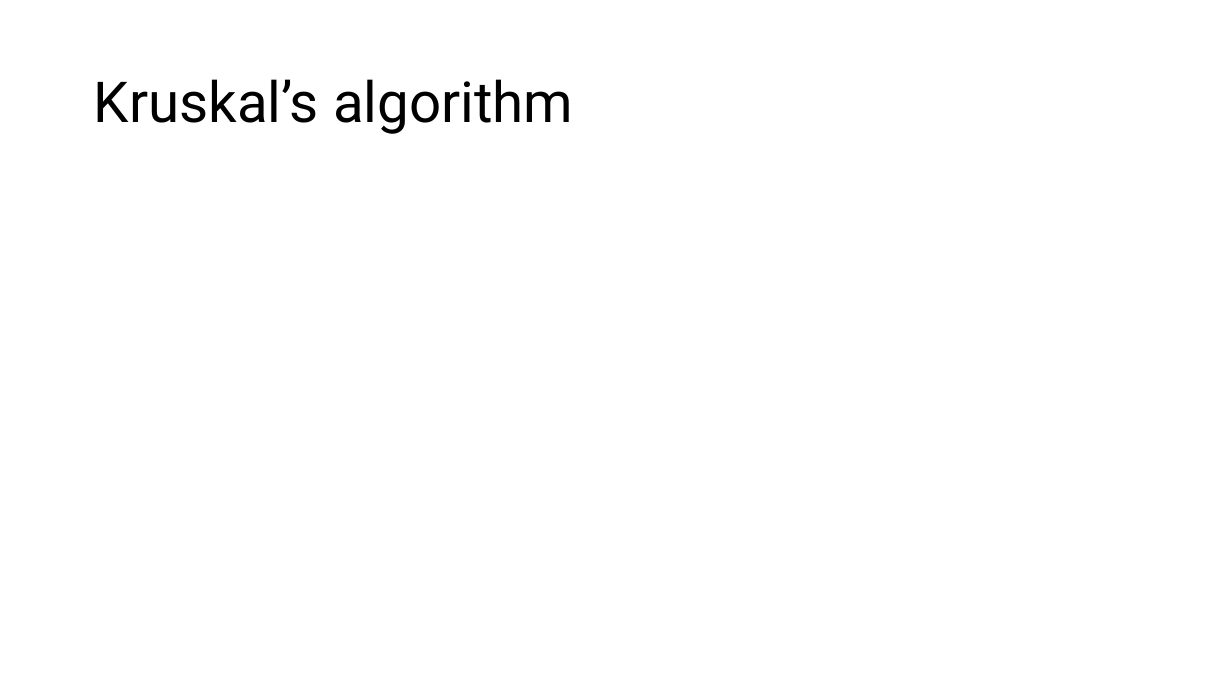
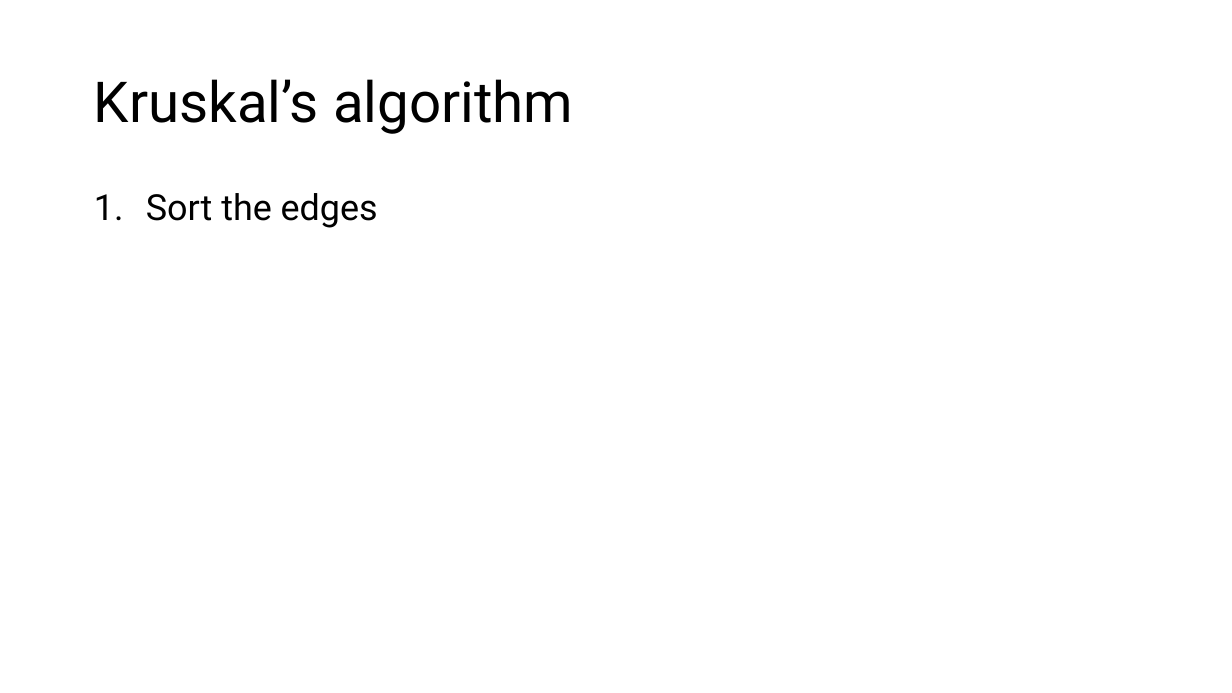
Before and after one commit to RobertNagy299/dsa-i-teaching, a slide deck: slide 6 of MyOwnPresentations/pptx/Min_Span_Tree_Shortest_Path_X.pptx (slide 5 before the commit). Drawn at 1232x693 pixels with LibreOffice and Linux fonts; fonts in the diff are those of the drawing. Boxes give left, top, right and bottom in pixels: in the first picture for what was removed or moved away, otherwise in the second. Text is boxed around its words. In the diff, an @@ line names an element or a change of style, - is before the commit and + after.

Commit message:
Add Kruskal algorithm to final presentation, start Prim

```diff
--- a/MyOwnPresentations/pptx/Min_Span_Tree_Shortest_Path_X.pptx
+++ b/MyOwnPresentations/pptx/Min_Span_Tree_Shortest_Path_X.pptx
@@ text added at bbox=[146, 193, 378, 228], 28 pt, text #000000 @@
+1. Sort the edges
```
Also in this commit, not shown: 13 slides added.
